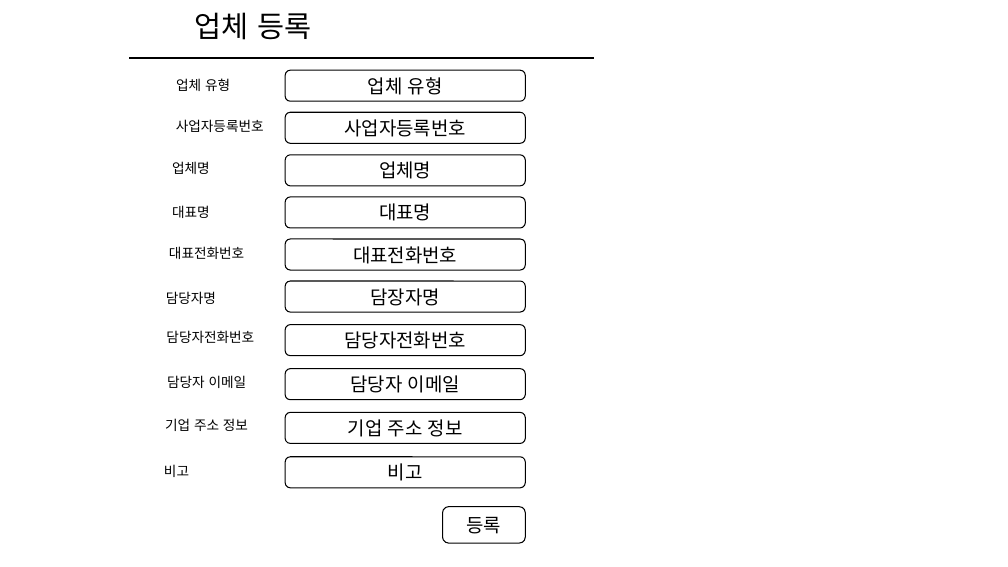
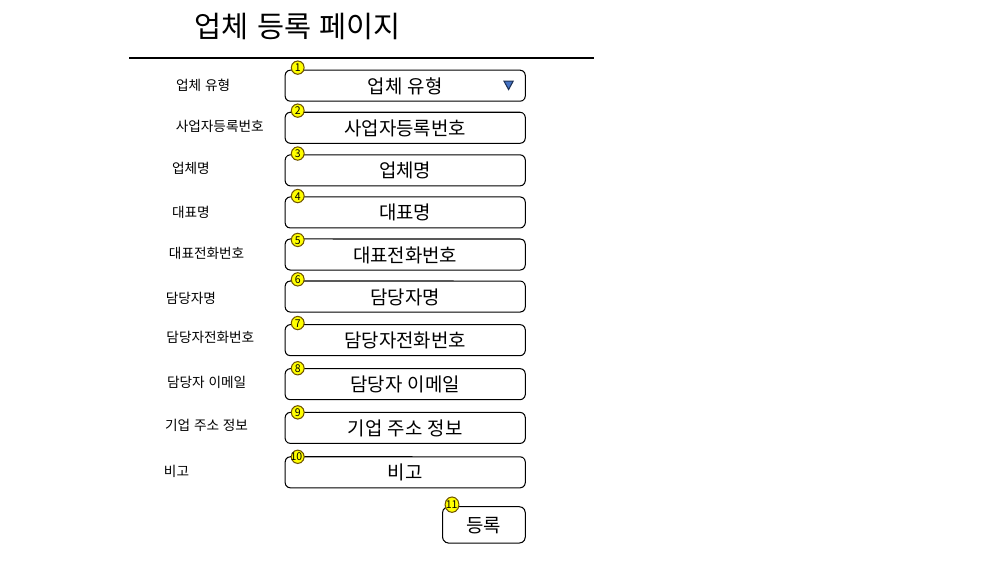
Before and after one commit to wjdgotjd28-del/mes_tripleJ, a slide deck: slide 1 of 화면 설계서/11.업체 둥록 페이지.pptx. Drawn at 1008x567 pixels with LibreOffice and Linux fonts; fonts in the diff are those of the drawing. Boxes give left, top, right and bottom in pixels: in the first picture for what was removed or moved away, otherwise in the second. Text is boxed around its words. In the diff, an @@ line names an element or a change of style, - is before the commit and + after.

```diff
--- a/화면 설계서/11.업체 둥록 페이지.pptx
+++ b/화면 설계서/11.업체 둥록 페이지.pptx
@@ text at bbox=[195, 12, 400, 40]: text changed @@
-업체 등록
+업체 등록 페이지
@@ ellipse added at bbox=[291, 61, 304, 75], fill #FFFF00, outline #705400 1 pt, 10 pt, text #000000 @@
+1
@@ flow chart merge added at bbox=[504, 81, 513, 89], fill #4472C4, outline #1E3256 1 pt @@
@@ ellipse added at bbox=[291, 104, 304, 118], fill #FFFF00, outline #705400 1 pt, 10 pt, text #000000 @@
+2
@@ ellipse added at bbox=[291, 147, 304, 160], fill #FFFF00, outline #705400 1 pt, 10 pt, text #000000 @@
+3
@@ ellipse added at bbox=[291, 189, 304, 203], fill #FFFF00, outline #705400 1 pt, 10 pt, text #000000 @@
+4
@@ ellipse added at bbox=[291, 234, 304, 247], fill #FFFF00, outline #705400 1 pt, 10 pt, text #000000 @@
+5
@@ ellipse added at bbox=[291, 273, 304, 287], fill #FFFF00, outline #705400 1 pt, 10 pt, text #000000 @@
+6
@@ text in rounded rectangle at bbox=[370, 288, 440, 306]: text changed @@
-담장자명
+담당자명
@@ ellipse added at bbox=[291, 316, 304, 330], fill #FFFF00, outline #705400 1 pt, 10 pt, text #000000 @@
+7
@@ ellipse added at bbox=[291, 361, 304, 375], fill #FFFF00, outline #705400 1 pt, 10 pt, text #000000 @@
+8
@@ ellipse added at bbox=[291, 406, 304, 420], fill #FFFF00, outline #705400 1 pt, 10 pt, text #000000 @@
+9
@@ ellipse added at bbox=[291, 450, 304, 464], fill #FFFF00, outline #705400 1 pt @@
@@ text added at bbox=[291, 450, 303, 464], 10 pt, text #000000 @@
+10
@@ ellipse added at bbox=[445, 497, 459, 512], fill #FFFF00, outline #705400 1 pt @@
@@ text added at bbox=[446, 498, 458, 512], 10 pt, text #000000 @@
+11
```
Also in this commit, not shown: 6 other files.
